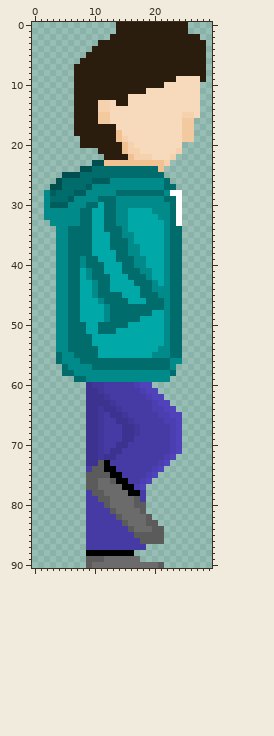
Sprite sheet, stored at assets/images/testLvl/Nick_walk_5.png. The picture above is the old version.
The file is 30x91 pixels.
And afterwards:
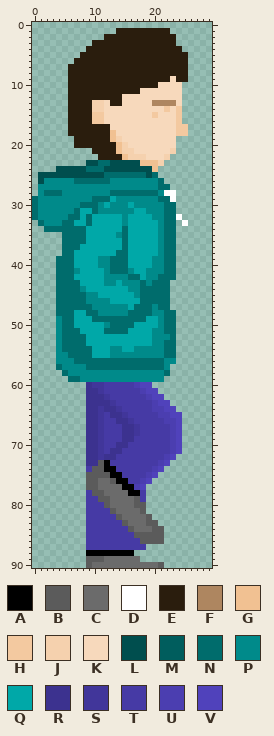
Palette (. is transparent): A #000000  B #5b5b5b  C #6b6b6b  D #ffffff  E #2a1d0d  F #ae8660  G #f1c192  H #f3c9a0  J #f5d1ae  K #f7d9bc  L #004e4e  M #005d5d  N #006c6c  P #008a8a  Q #00a8a8  R #3c328f  S #41369a  T #463aa5  U #4b3eb0  V #5042bb
Change:
Changed rows in their new state; - is an unchanged pixel.
first column x 0:
 0 --------------............---
 1 -----------------------...---
 2 ------------E-----------....-
 3 ----------E-------------.....
 4 ---------E---------------....
 5 --------E-----------------...
 6 -------E------------------...
 7 ------E-------------------...
 8 ------E-------------------...
 9 ------E----------------KEE...
10 ------E--------------K---...-
11 ------E-----------K------...-
12 ------E--------K---------...-
13 ------E---J-KE-K----FFFF-...-
14 ------E---J-K---------H-H...-
15 ------E---H-K-------H---H...-
16 ------E---H-K-----------H..--
17 ------E------K----------H-.--
18 ------E------GK---------H-.--
19 -------E-----GJK--------...--
20 -------E------GJK-------.----
21 ----------E---GJ-K-----J.----
22 -----------E---GJ--K--J.-----
23 ---------L-NNLLLLL---J.------
24 ----LLLL-N--LLLLLLLLG.-------
25 -LLLL---LLLL-------L-.-------
26 -LPPPPP---NNN--------N.------
27 -PPPPPPPPP-----------N-.-----
28 -PNN-PPPP----N-------PD-.----
29 NP-PPPP---N--Q-------N-D.----
30 NP-PPP--N--PQP--Q-----N-.----
31 NP-----NQQNPPP--P--P--N-.----
32 NP----NNQ---QQQ-----P-N------
33 -NP--NNQQ---QQQ------PN-.D---
34 --NNNN---Q--QQQN-----PN-.----
35 ----.N---Q---QPNQ----PN-.----
36 ----.N---Q---QQ-Q----PN-.----
37 ----.N--QQ---QQ-QQ---PN-.----
38 ----.N-QQQ------QQ---PN-.----
39 ----NN-QQQQPPN--QQQ-PPN-.----
40 ----NN-QQQQPPNN-QQQ-PPN-.----
41 ----NN-P-QQQPNN-PQQ-PPN-.----
42 ----NN-Q-QQQPPPP--Q-PNN-.----
43 ----NN----QQPP-PPP-PNNN..----
44 ----NN--P-QQQ---PP--NNN..----
45 ----NN--NP-QQQQ--P---NN..----
46 ----NN--NPP-PQQQ--N---N..----
47 ----NN--NNPP-PPPQ---P-N..----
48 ----NN-Q-NNP-PPP----PPN-.----
49 -----N-Q--NNN-----N--PN-.----
50 -----N-QQ--QP---N----PN-.----
51 -----N--Q--Q--NN----PPN-.----
52 -----N---Q----------PP--.----
53 -----N---Q----------PPN-.----
54 -----N----Q--PP--PPPP-N-.----
55 ----P-N---Q--PPPPPPP--N-.----
56 ----P--N--------------P-.----
57 ----NP---N------------P.-----
58 ------P---------------N.-----
59 ------N-P-------------.------
Boxes around the changes in both pictures, in picture pixels (x1, y1, x2, y2):
changed: (32, 22, 206, 382)
